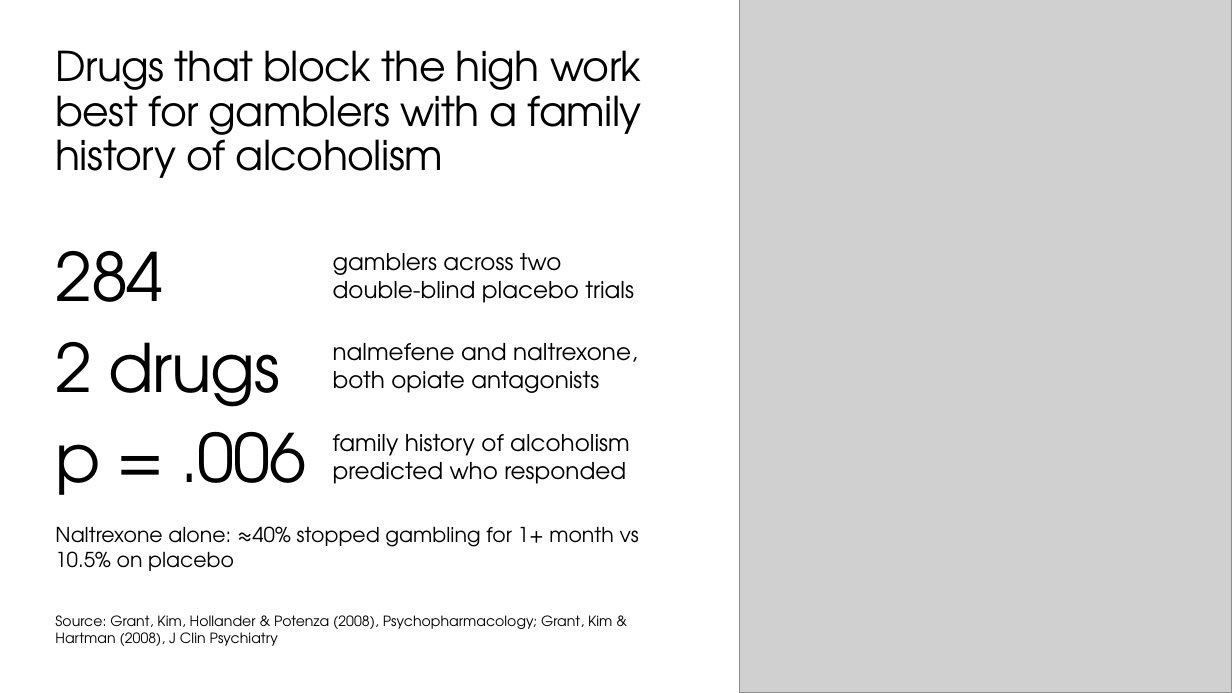
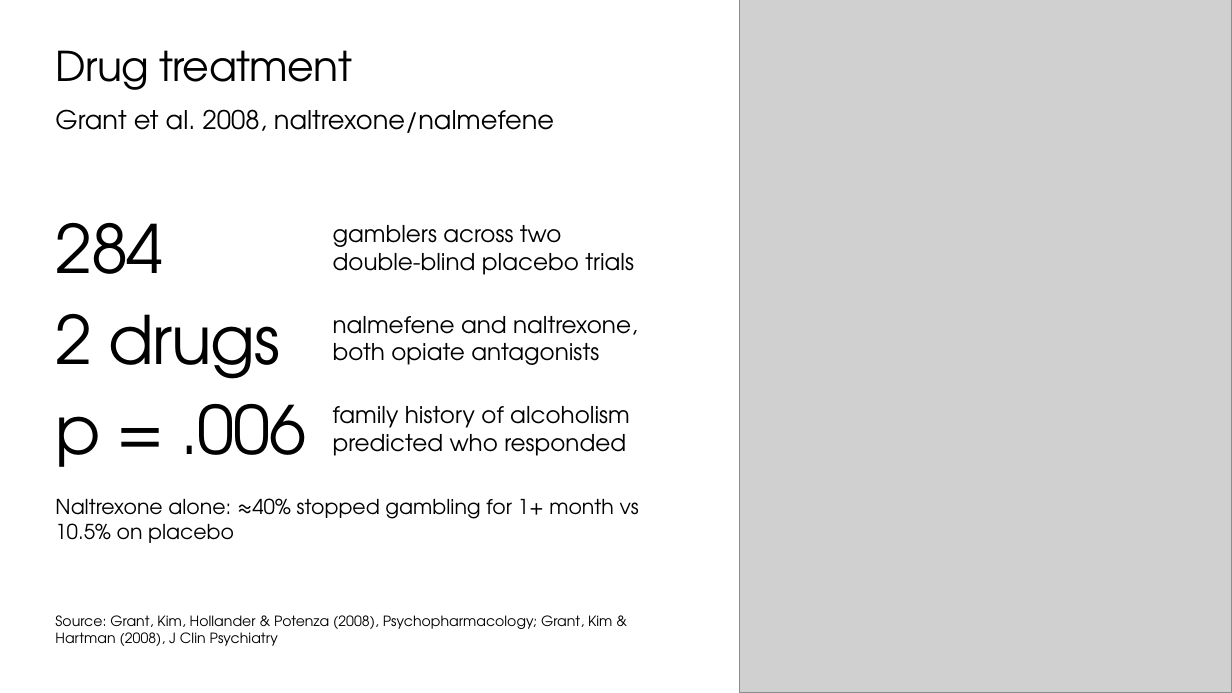
Before and after one commit to matisqaceme/Study, a slide deck: slide 5 of psychology/gambling-disorder/Gambling_Disorder_9990.pptx. Drawn at 1232x693 pixels with LibreOffice and Linux fonts; fonts in the diff are those of the drawing; grey boxes stand for pictures. Boxes give left, top, right and bottom in pixels: in the first picture for what was removed or moved away, otherwise in the second. Text is boxed around its words. In the diff, an @@ line names an element or a change of style, - is before the commit and + after.

```diff
--- a/psychology/gambling-disorder/Gambling_Disorder_9990.pptx
+++ b/psychology/gambling-disorder/Gambling_Disorder_9990.pptx
@@ title removed at [55,50,642,178] @@
-Drugs that block the high work best for gamblers with a family history of alcoholism
@@ title added at [55,50,352,90], 32 pt, text #000000 @@
+Drug treatment
@@ text added at [55,109,554,133], 20 pt, text #000000 @@
+Grant et al. 2008, naltrexone/nalmefene
@@ text "2 drugs": place and size @@
-text "2 drugs" at [55,342,280,407]
+text "2 drugs" at [55,314,280,379]
@@ text "nalmefene and naltrexone,": place and size @@
-text "nalmefene and naltrexone," at [333,343,637,393]
+text "nalmefene and naltrexone," at [333,316,637,365]
@@ 5 texts: place and size @@
-5 texts at [55,251,639,571]
+5 texts at [55,223,639,543]
```
Also in this commit, not shown: 5 other slides changed, 1 other file.
